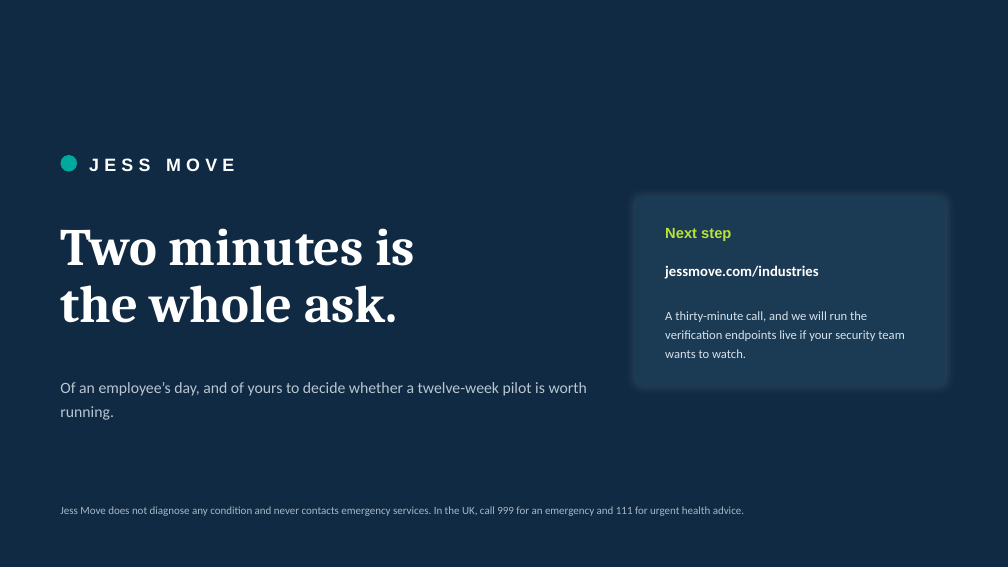
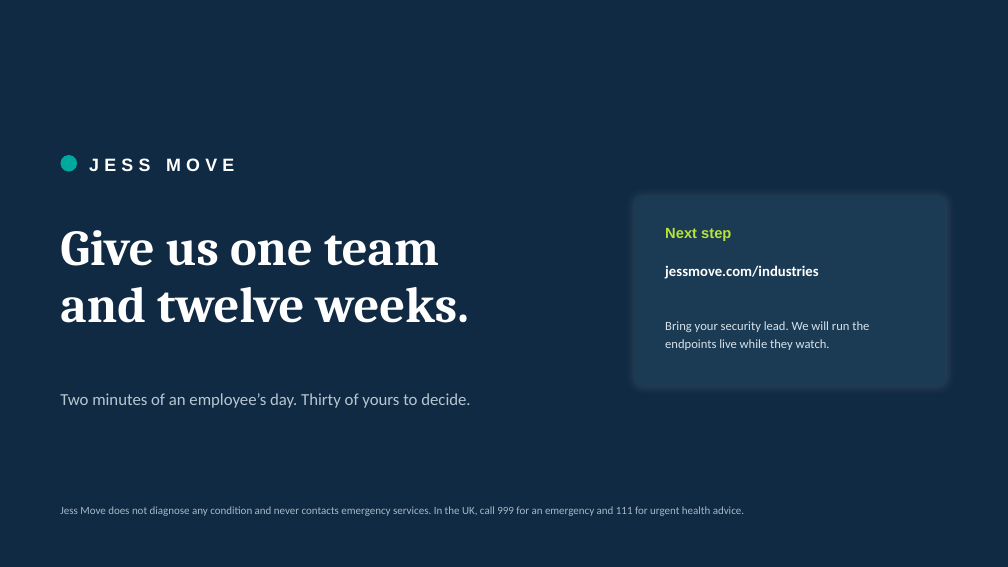
Before and after one commit to jnnseya-cpu/JESSIE, a slide deck: slide 12 of docs/sales/JESS-MOVE-for-organisations.pptx. Drawn at 1008x567 pixels with LibreOffice and Linux fonts; fonts in the diff are those of the drawing. Boxes give left, top, right and bottom in pixels: in the first picture for what was removed or moved away, otherwise in the second. Text is boxed around its words. In the diff, an @@ line names an element or a change of style, - is before the commit and + after.

```diff
--- a/docs/sales/JESS-MOVE-for-organisations.pptx
+++ b/docs/sales/JESS-MOVE-for-organisations.pptx
@@ text at <box>60,230,468,323</box>: text changed; size 50 to 48 pt @@
-Two minutes is
-the whole ask.
+Give us one team
+and twelve weeks.
@@ text at <box>665,321,869,350</box>: text changed @@
-A thirty-minute call, and we will run the verification endpoints live if your security team wants to watch.
+Bring your security lead. We will run the endpoints live while they watch.
@@ text at <box>60,393,470,408</box>: text changed; size 15 to 16 pt @@
-Of an employee’s day, and of yours to decide whether a twelve-week pilot is worth running.
+Two minutes of an employee’s day. Thirty of yours to decide.
```
Also in this commit, not shown: 9 other slides changed, 2 slides added, 2 slides removed, 3 other files.
